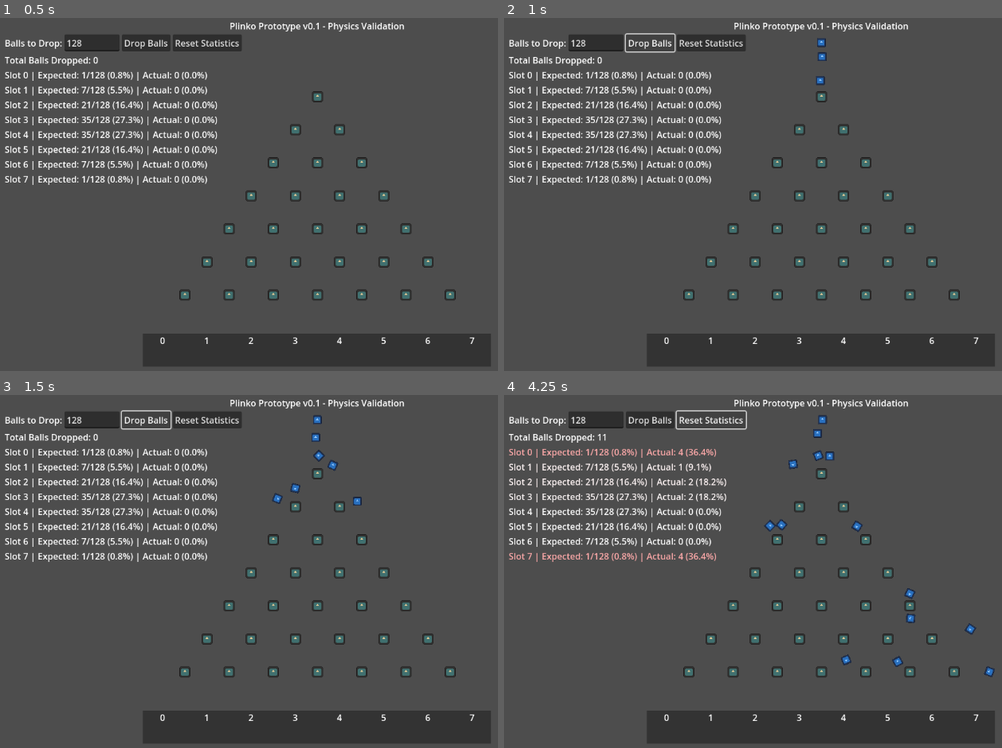
Above: before the commit, frames 1-4 (two rows, left to right).
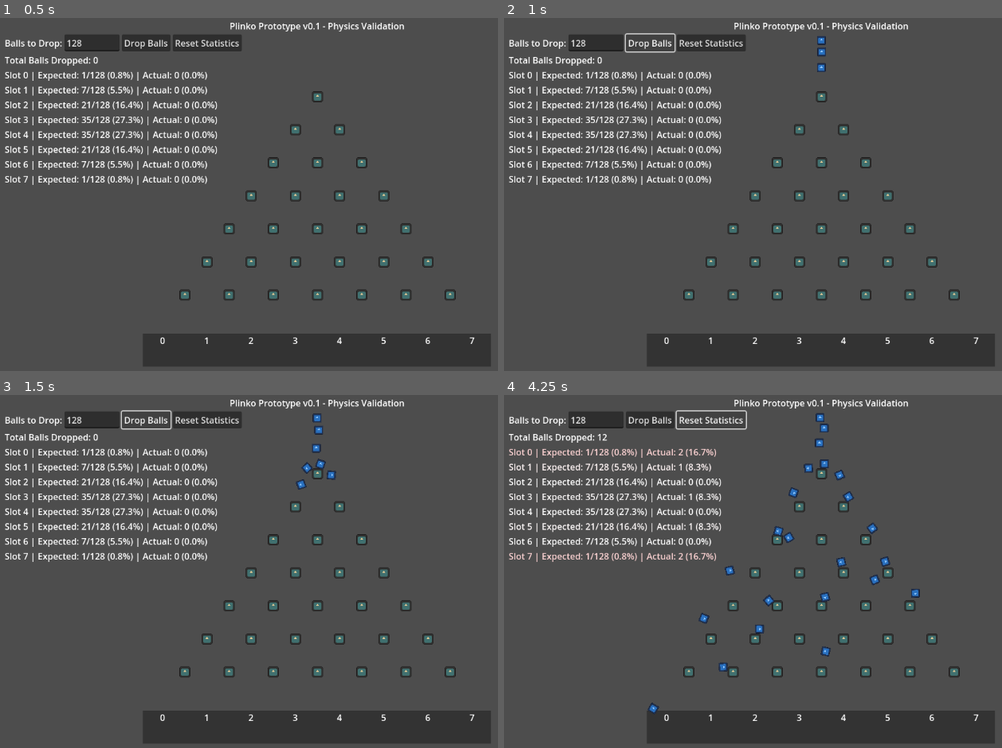
Above: after the commit, the same moments.

Repository: ifreuds/project_plinko
Game: Godot game, scene res://main.tscn
Two runs of this game, one before a commit and one after it. Both use one fixed random seed, a clock stepped at 60 frames per second and the inputs below. The engine's default icon, where the game draws it, is replaced by a stand-in: a white triangle on a blue panel in a dark square.
Inputs:
- Up to frame 1 (0.5 s): no input
- Up to frame 2 (1 s): click "Drop Balls" at 0.5 s
- Up to frame 3 (1.5 s): click "Drop Balls" at 1.25 s
- Up to frame 4 (4.25 s): click "Drop Balls" at 2 s; click "Reset Statistics" at 2.75 s

Frame 1 is identical in both runs. In frame 2, 0.2% of the frame differs, in the area x 62-65%, y 5-19%; in frame 3, 0.5%; in frame 4, 2.3%, in the area x 1-99%, y 5-91%.

Commit message:
Fine-tune physics for better distribution
- Reduced random horizontal push from ±50 to ±5 (less shaking)
- Reduced ball bounce from 0.3 to 0.1 (less wide bouncing)
- Reduced pin bounce from 0.2 to 0.1 (more predictable)
- Increased friction from 0.2 to 0.3 on both (slower movement)
- Reduced gravity scale from 1.5 to 1.0 (gentler drop)
- Added linear_damp 0.5 to ball (reduces skipping)

These changes should result in more balls landing in center slots

🤖 Generated with [Claude Code](https://claude.com/claude-code)

Co-Authored-By: Claude <noreply@anthropic.com>

Diff:
--- a/ball.gd
+++ b/ball.gd
@@ -4,8 +4,8 @@
 # Removed when it enters a scoring slot
 
 func _ready():
-	# Add slight random horizontal velocity for initial variation
-	var random_push = randf_range(-50, 50)
+	# Add very slight random horizontal velocity for initial variation
+	var random_push = randf_range(-5, 5)
 	linear_velocity = Vector2(random_push, 0)
 
 func remove():
--- a/ball.tscn
+++ b/ball.tscn
@@ -4,15 +4,16 @@
 [ext_resource type="Texture2D" uid="uid://qt7whkffu0k5" path="res://icon.svg" id="2_41u45"]
 
 [sub_resource type="PhysicsMaterial" id="PhysicsMaterial_ktgx5"]
-friction = 0.2
-bounce = 0.3
+friction = 0.3
+bounce = 0.1
 
 [sub_resource type="CircleShape2D" id="CircleShape2D_hgol0"]
 radius = 8.0
 
 [node name="Ball" type="RigidBody2D"]
 physics_material_override = SubResource("PhysicsMaterial_ktgx5")
-gravity_scale = 1.5
+gravity_scale = 1.0
+linear_damp = 0.5
 script = ExtResource("1_ball")
 
 [node name="CollisionShape2D" type="CollisionShape2D" parent="."]
--- a/pin.tscn
+++ b/pin.tscn
@@ -4,8 +4,8 @@
 [ext_resource type="Texture2D" uid="uid://qt7whkffu0k5" path="res://icon.svg" id="2_gflbs"]
 
 [sub_resource type="PhysicsMaterial" id="PhysicsMaterial_h4t62"]
-friction = 0.2
-bounce = 0.2
+friction = 0.3
+bounce = 0.1
 
 [sub_resource type="CircleShape2D" id="CircleShape2D_sw3mb"]
 radius = 10.0
